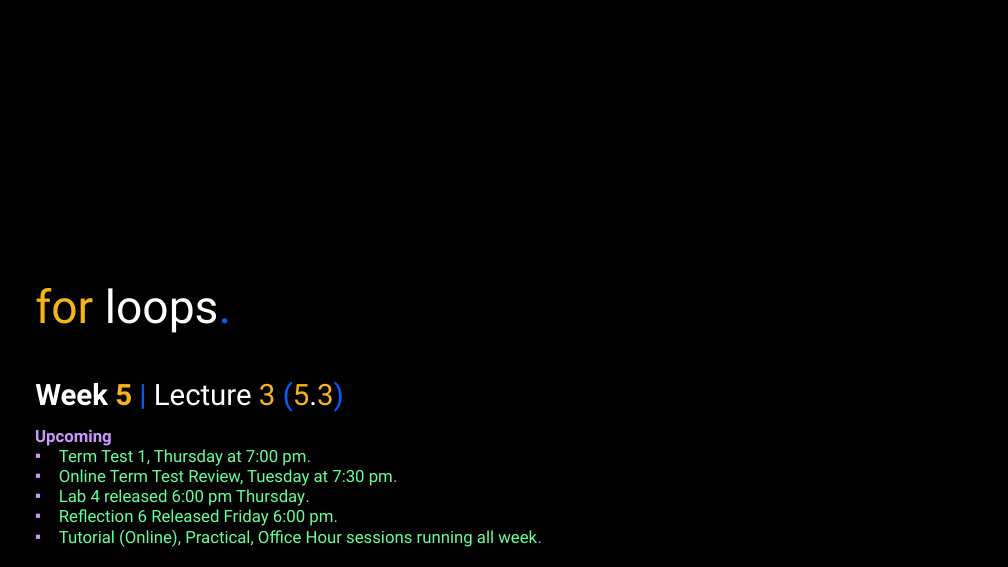
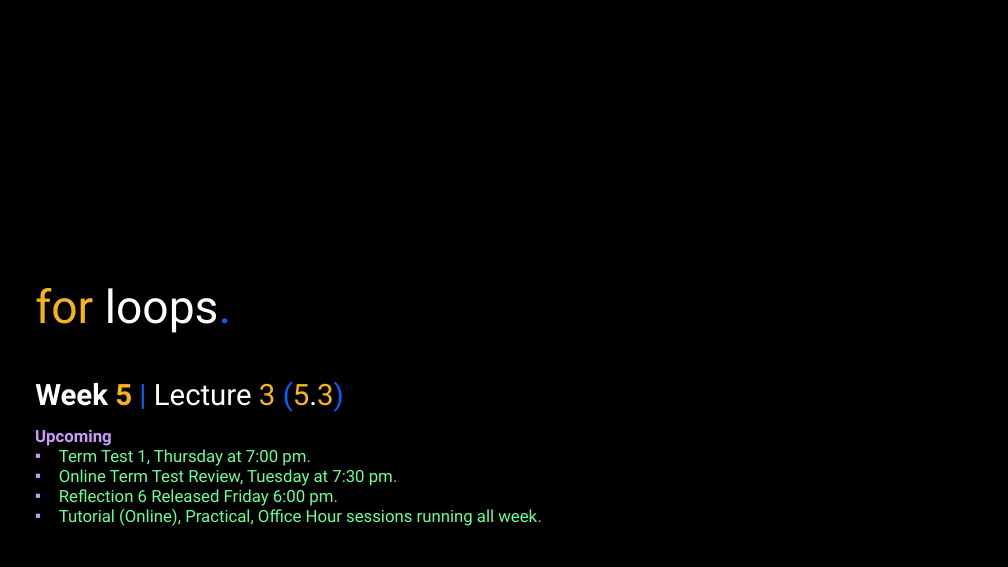
Before and after one commit to APS106/APS106-winter-2026-goodfellow-sutton, a slide deck: slide 1 of lectures/week5/lecture3/slides/week5_lecture3.pptx. Drawn at 1008x567 pixels with LibreOffice and Linux fonts; fonts in the diff are those of the drawing; background and template pictures are left out. Boxes give left, top, right and bottom in pixels: in the first picture for what was removed or moved away, otherwise in the second. Text is boxed around its words. In the diff, an @@ line names an element or a change of style, - is before the commit and + after.

Commit message:
Week 5 for loops edits

```diff
--- a/lectures/week5/lecture3/slides/week5_lecture3.pptx
+++ b/lectures/week5/lecture3/slides/week5_lecture3.pptx
@@ text at [59,489,310,506]: paragraph removed @@
-▪ Lab 4 released 6:00 pm Thursday.
```
Also in this commit, not shown: 3 other slides changed, 4 other files.
